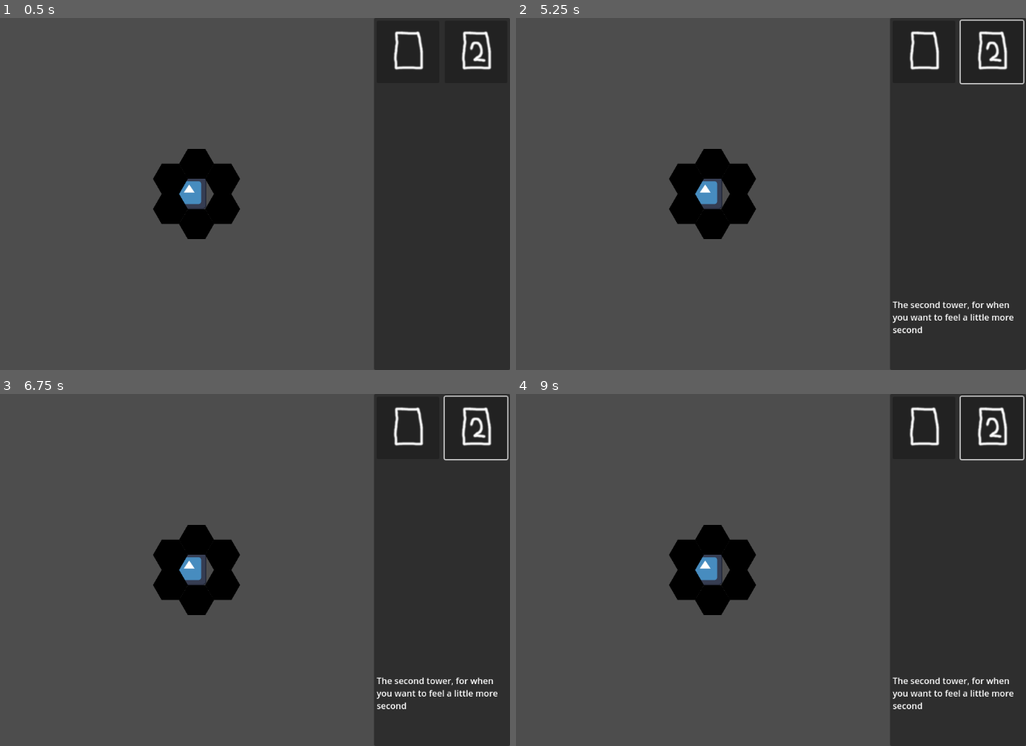
Above: before the commit, frames 1-4 (two rows, left to right).
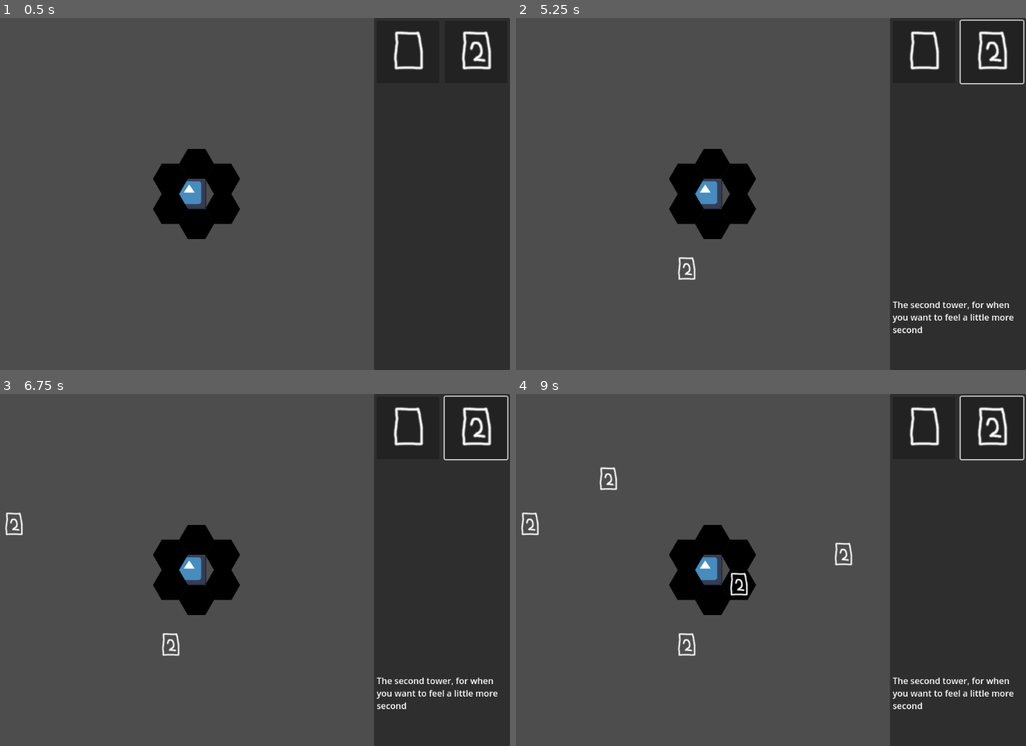
Above: after the commit, the same moments.

Repository: jm8/godotgamejam76
Game: Godot game, scene res://main.tscn
Same seed, same stepped clock (60 frames per second), same inputs: the game is played once before the commit and once after it. The engine's default icon, where the game draws it, is replaced by a stand-in: a white triangle on a blue panel in a dark square.
Inputs (mouse positions are in pixels of both pictures, inside the frame that each line leads up to):
- Up to frame 1 (0.5 s): no input
- Up to frame 2 (5.25 s): click (924, 53) at 0.5 s; click (990, 53) at 1.27 s; click (924, 53) at 2 s; click (990, 53) at 2.77 s; click (924, 53) at 3.5 s; click (990, 53) at 4.27 s; tap Enter at 5 s; move the mouse to (679, 264) at 5.02 s; click (679, 264) at 5.17 s
- Up to frame 3 (6.75 s): tap Space at 5.75 s; move the mouse to (382, 622) at 5.77 s; click (382, 622) at 5.92 s; tap Enter at 6.5 s; move the mouse to (10, 517) at 6.52 s; click (10, 517) at 6.67 s
- Up to frame 4 (9 s): tap Space at 7.25, 8.75 s; move the mouse to (745, 570) at 7.27 s; click (745, 570) at 7.42 s; tap Enter at 8 s; move the mouse to (618, 482) at 8.02 s; click (618, 482) at 8.17 s; move the mouse to (852, 552) at 8.77 s; click (852, 552) at 8.92 s

Frame 1 is identical in both runs. In frame 2, 0.1% of the frame differs, in the area x 31-36%, y 67-75%; in frame 3, 0.2%; in frame 4, 0.6%, in the area x 0-66%, y 20-75%.

Commit message:
temp (placing towers)

Diff:
--- a/globulars.gd
+++ b/globulars.gd
@@ -3,5 +3,3 @@
 var min_zoom = .1
 var max_zoom = 1.0
 var zoom_change_factor = 0.1
-
-var test = 2
--- a/main.gd
+++ b/main.gd
@@ -1,4 +1,37 @@
 extends Node2D
 
-func _ready() -> void:
-	print(Globulars.test)
+@onready var ui = $UI
+@onready var tile_map = $TileMapLayer
+@onready var tower_being_placed = $TowerBeingPlaced
+
+func _process(_delta: float) -> void:
+	if ui.selected_tower != null:
+		tower_being_placed.visible = true
+		tower_being_placed.global_position = tile_to_position(position_to_tile(get_global_mouse_position()))
+		tower_being_placed.texture = ui.selected_tower.texture
+	else:
+		tower_being_placed.visible = false
+
+func position_to_tile(pos: Vector2) -> Vector2:
+	var mouse_pos = tile_map.get_global_transform().inverse() * pos
+	var mouse_tile = tile_map.local_to_map(mouse_pos)
+	return mouse_tile
+
+func tile_to_position(tile: Vector2) -> Vector2:
+	return tile_map.get_global_transform() * tile_map.map_to_local(tile)
+
+func _unhandled_input(event: InputEvent) -> void:
+	if event is InputEventMouseButton and event.pressed and event.button_index == MOUSE_BUTTON_LEFT:
+		handle_click(get_global_mouse_position())
+
+func handle_click(pos: Vector2):
+	var tower = create_tower(ui.selected_tower)
+	ui.selected_tower = null
+	tower.global_position = tile_to_position(position_to_tile(pos))
+	add_child(tower)
+
+
+func create_tower(tower_type: TowerType):
+	var tower = Sprite2D.new()
+	tower.texture = tower_type.texture
+	return tower
--- a/main.tscn
+++ b/main.tscn
@@ -65,3 +65,6 @@
 
 [node name="UI" parent="." instance=ExtResource("7_t056u")]
 tower_types = Array[ExtResource("8_0yrp6")]([SubResource("Resource_6flpy"), SubResource("Resource_nrsnl")])
+
+[node name="TowerBeingPlaced" type="Sprite2D" parent="."]
+modulate = Color(0, 1, 0, 0.196078)
--- a/ui.gd
+++ b/ui.gd
@@ -3,6 +3,8 @@
 @onready var buttons = %TowerButtonsContainer
 @onready var tower_description = %TowerDescription
 var CreateTowerButton = preload("res://create_tower_button.tscn")
+
+var selected_tower: TowerType
 
 func create_buttons():
 	for child in buttons.get_children():
@@ -13,10 +15,12 @@
 		button.tooltip_text = tower_type.name
 		buttons.add_child(button)
 		button.mouse_entered.connect(func():
-			tower_description.text = tower_type.description
+			if selected_tower == null:
+				tower_description.text = tower_type.description
 		)
 		button.pressed.connect(func():
-			print(tower_type.name)
+			selected_tower = tower_type
+			tower_description.text = tower_type.description
 		)
 
 
@@ -28,3 +32,7 @@
 
 func _ready() -> void:
 	create_buttons()
+
+func _unhandled_key_input(event: InputEvent) -> void:
+	if event is InputEventKey and event.pressed:
+		selected_tower = null
--- a/ui.tscn
+++ b/ui.tscn
@@ -1,7 +1,6 @@
-[gd_scene load_steps=3 format=3 uid="uid://bmaihwolwmxgh"]
+[gd_scene load_steps=2 format=3 uid="uid://bmaihwolwmxgh"]
 
 [ext_resource type="Script" path="res://ui.gd" id="1_7tofr"]
-[ext_resource type="Texture2D" uid="uid://dt5ltt81t63ue" path="res://hexoutline.png" id="1_jldmc"]
 
 [node name="UI" type="Node2D"]
 script = ExtResource("1_7tofr")
@@ -47,8 +46,3 @@
 size_flags_horizontal = 3
 size_flags_vertical = 3
 bbcode_enabled = true
-
-[node name="SelectedHexagon" type="Sprite2D" parent="."]
-visible = false
-position = Vector2(-97, -55)
-texture = ExtResource("1_jldmc")
